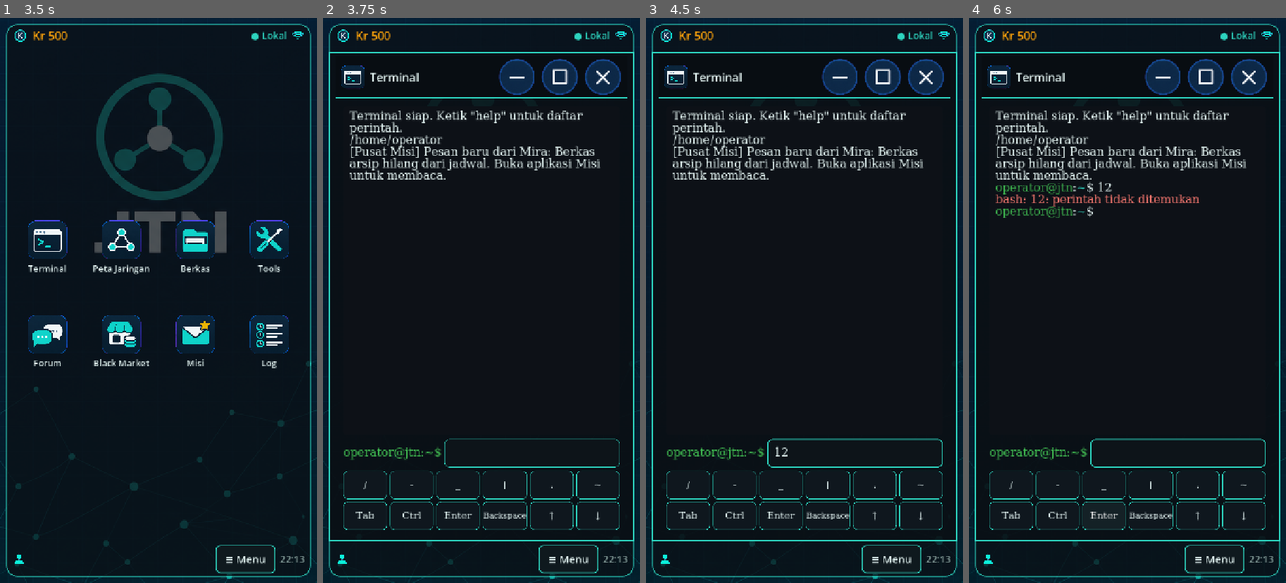
Above: before the commit, frames 1-4 (left to right).
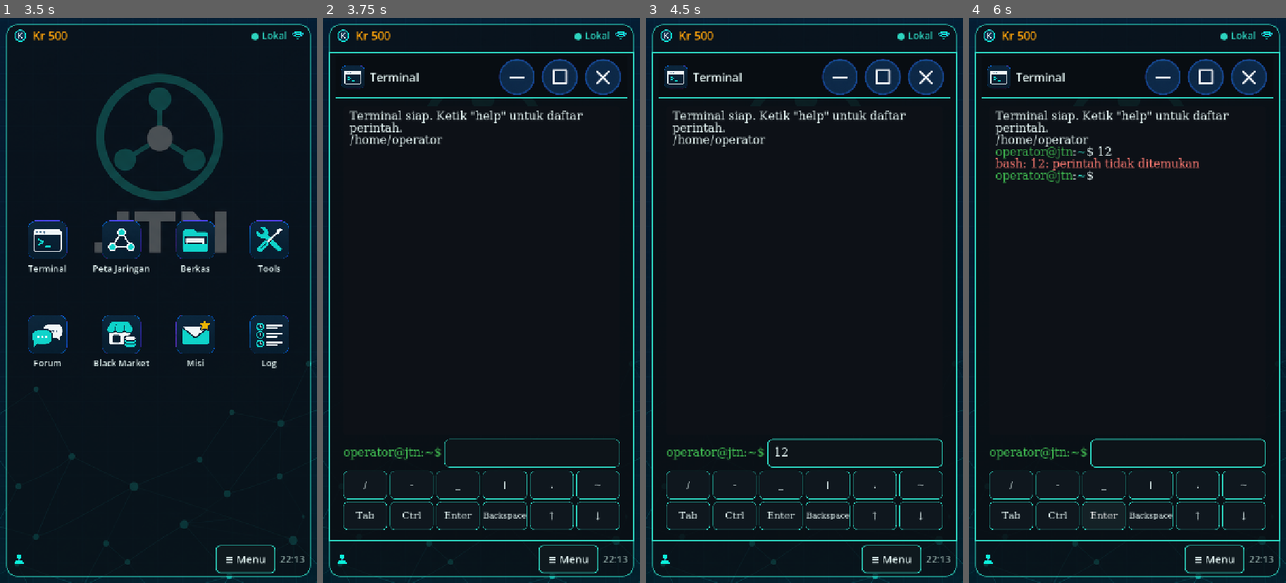
Above: after the commit, the same moments.

Repository: hadydaw/game-baru
Game: Godot game, scene res://scenes/main.tscn
Two runs of this game, one before a commit and one after it. Both use one fixed random seed, a clock stepped at 60 frames per second and the inputs below.
Inputs (mouse positions are in pixels of both pictures, inside the frame that each line leads up to):
- Up to frame 1 (3.5 s): tap Enter at 0.5 s; move the mouse to (228, 272) at 0.52 s; click (228, 272) at 0.67 s; tap Space at 1.25 s; drag from (95, 328) to (142, 413) at 1.27 s; move the mouse to (190, 176) at 2.02 s; click (190, 176) at 2.17 s; click "> Sesi Baru" at 2.75 s
- Up to frame 2 (3.75 s): click (370, 249) at 3.52 s
- Up to frame 3 (4.5 s): click (855, 453) at 4.27 s; type "12" at 4.35 s
- Up to frame 4 (6 s): click "Enter" at 5 s; click "Enter" at 5.75 s

Frame 1 is identical in both runs. In frame 2, 1.5% of the frame differs, in the area x 8-88%, y 22-29%; in frame 3, 1.5%; in frame 4, 2.9%, in the area x 8-88%, y 22-36%.

Commit message:
Terminal: hapus notifikasi Pusat Misi dari keluaran
- Banner pembukaan dan setiap perintah tidak lagi menampilkan pesan misi
- Pesan tetap tersedia di sesi dan aplikasi Misi
- Tes: keluaran pwd tidak memuat notifikasi Pusat Misi

Co-Authored-By: Claude Haiku 5.5 <noreply@anthropic.com>
Claude-Session: https://claude.ai/code/session_011EntzauCRjaaLbaamXun78

Diff:
--- a/tests/test_misi.gd
+++ b/tests/test_misi.gd
@@ -110,3 +110,13 @@
 	await get_tree().process_frame
 	assert_true(layar.find_children("*", "Label", true, false).size() > 0, "layar menampilkan label")
 	layar.free()
+
+# Terminal tidak menampilkan notifikasi Pusat Misi, tetapi pesan tetap tersedia di sesi (aplikasi Misi).
+func test_terminal_tidak_menampilkan_notifikasi_misi() -> void:
+	var s := _baru()
+	assert_eq(s.pesan_misi.size(), 1, "pesan Mira tetap ada")
+	var teks := ""
+	for b in s.jalankan("pwd"):
+		teks += String(b["teks"]) + "\n"
+	assert_false(teks.contains("[Pusat Misi]"), "pwd tidak memuat notifikasi")
+	assert_false(bool(s.pesan_misi[0]["dilaporkan"]), "pesan tidak ditandai dilaporkan oleh Terminal")
--- a/ui/terminal_screen.gd
+++ b/ui/terminal_screen.gd
@@ -112,7 +112,7 @@
     _riwayat_idx = _sesi.riwayat.size()
     if _buffer_bersama.is_empty():
         _tampil([{"tipe": "info", "teks": "Terminal siap. Ketik \"help\" untuk daftar perintah."}])
-        _tampil(_sesi.jalankan("pwd") + _sesi.notifikasi_misi())
+        _tampil(_sesi.jalankan("pwd"))
     else:
         # Layar dibuka lagi: tampilkan kembali seluruh riwayat, tanpa banner dan tanpa pwd baru.
         _keluaran.append_text(_buffer_bersama)
@@ -363,8 +363,6 @@
 func _mulai(t: String) -> void:
     _tampil_perintah(t)
     var hasil := _sesi.jalankan(t)
-    # Pesan misi baru ditampilkan sekali, setelah keluaran perintah.
-    hasil.append_array(_sesi.notifikasi_misi())
     _riwayat_idx = _sesi.riwayat.size()
     _simpan()
     _langkah = Animasi.rencana(t, hasil)
